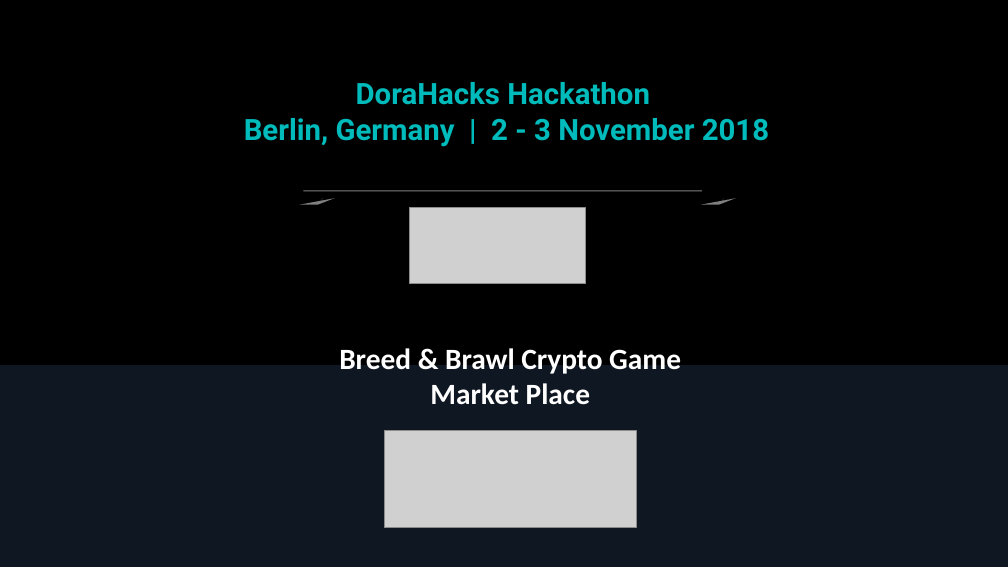
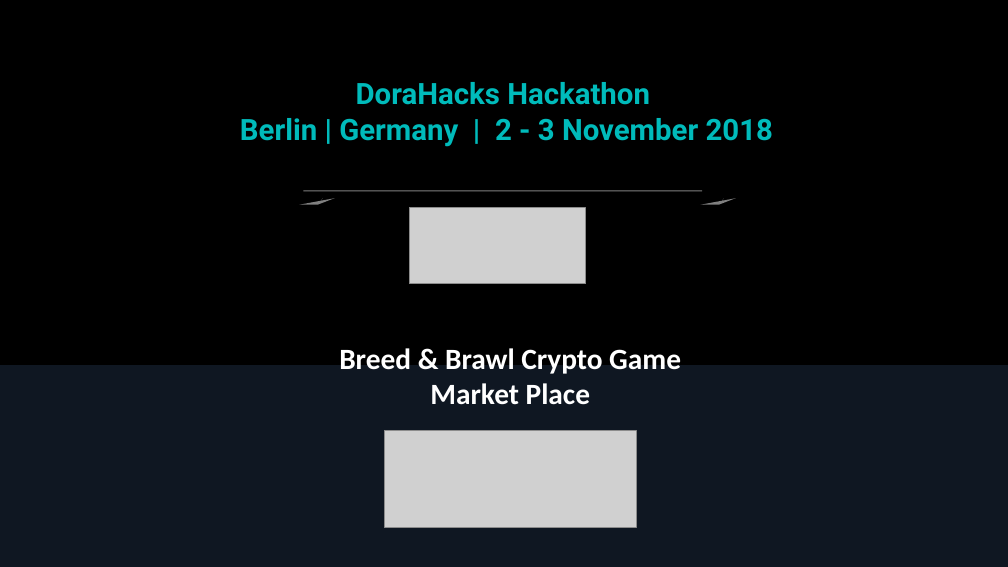
Before and after one commit to asotirov/dorahacks-berlin-hackaton-xnft, a slide deck: slide 1 of presentation.ppt. Drawn at 1008x567 pixels with LibreOffice and Linux fonts; fonts in the diff are those of the drawing; grey boxes stand for pictures; background and template pictures are left out. Boxes give left, top, right and bottom in pixels: in the first picture for what was removed or moved away, otherwise in the second. Text is boxed around its words. In the diff, an @@ line names an element or a change of style, - is before the commit and + after.

```diff
--- a/presentation.ppt
+++ b/presentation.ppt
@@ subtitle at (240,118,773,147): text changed @@
-Berlin, Germany | 2 - 3 November 2018
+Berlin | Germany | 2 - 3 November 2018
```
Also in this commit, not shown: 10 other slides changed, 8 slides added, 7 slides removed.
